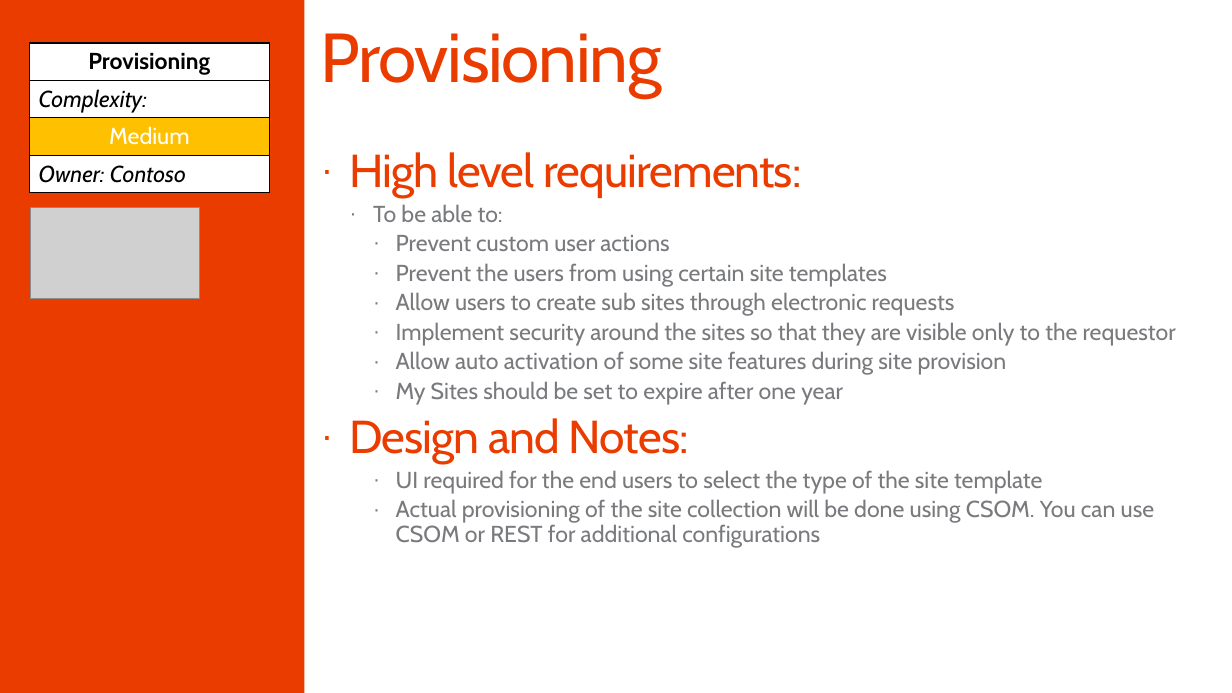
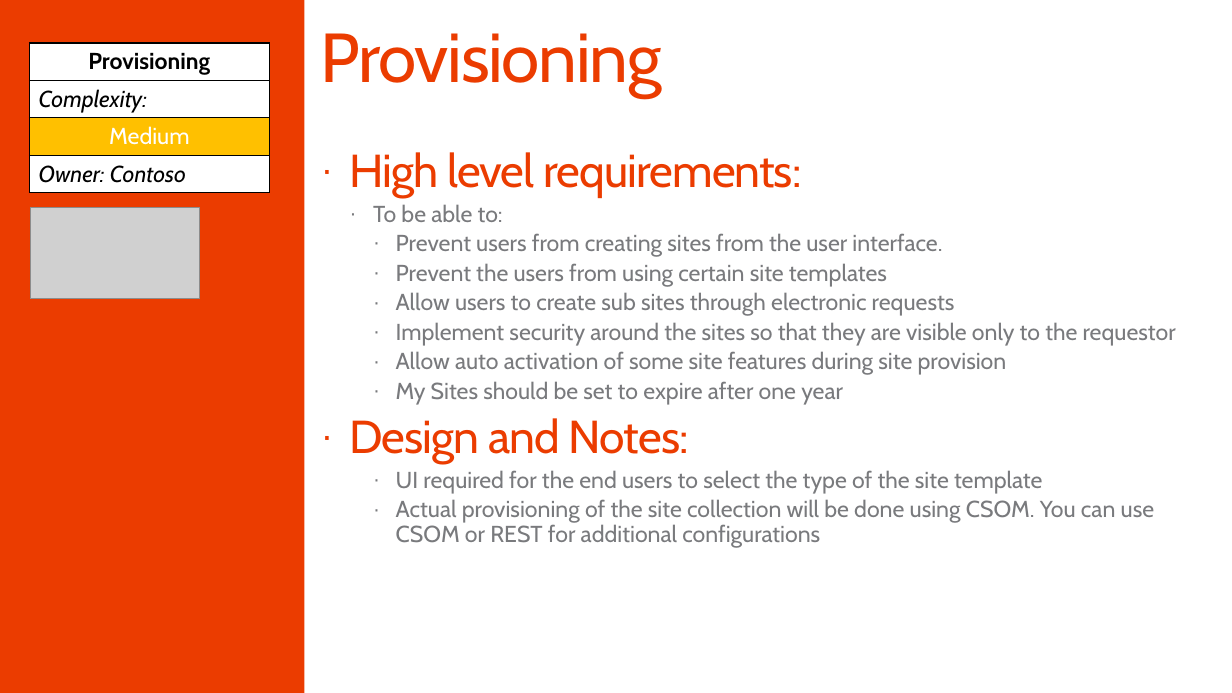
Before and after one commit to SharePoint/PnP-Guidance, a slide deck: slide 12 of PnP Transformation Process/Samples/PnP Transformation - Solution Design Report - Contoso.pptx. Drawn at 1232x693 pixels with LibreOffice and Linux fonts; fonts in the diff are those of the drawing; grey boxes stand for pictures; background and template pictures are left out. Boxes give left, top, right and bottom in pixels: in the first picture for what was removed or moved away, otherwise in the second. Text is boxed around its words. In the diff, an @@ line names an element or a change of style, - is before the commit and + after.

```diff
--- a/PnP Transformation Process/Samples/PnP Transformation - Solution Design Report - Contoso.pptx
+++ b/PnP Transformation Process/Samples/PnP Transformation - Solution Design Report - Contoso.pptx
@@ text at box(396, 233, 942, 257): text changed @@
-    · Prevent custom user actions
+    · Prevent users from creating sites from the user interface.
```
Also in this commit, not shown: 2 other files.
